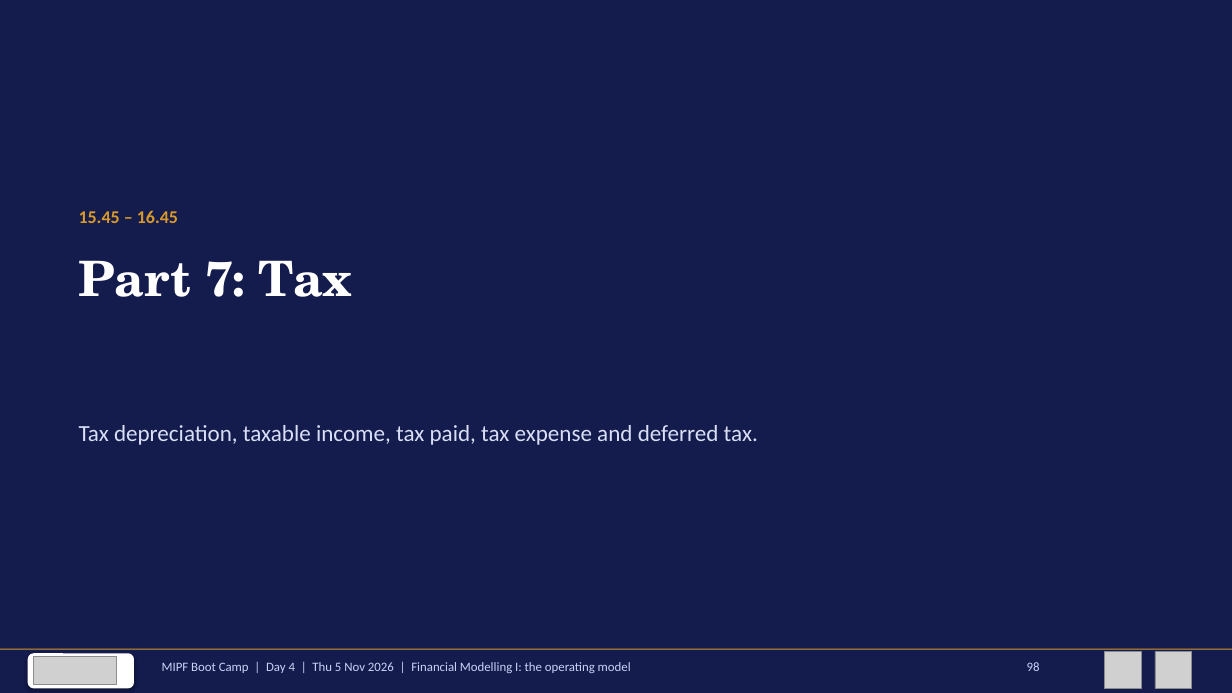
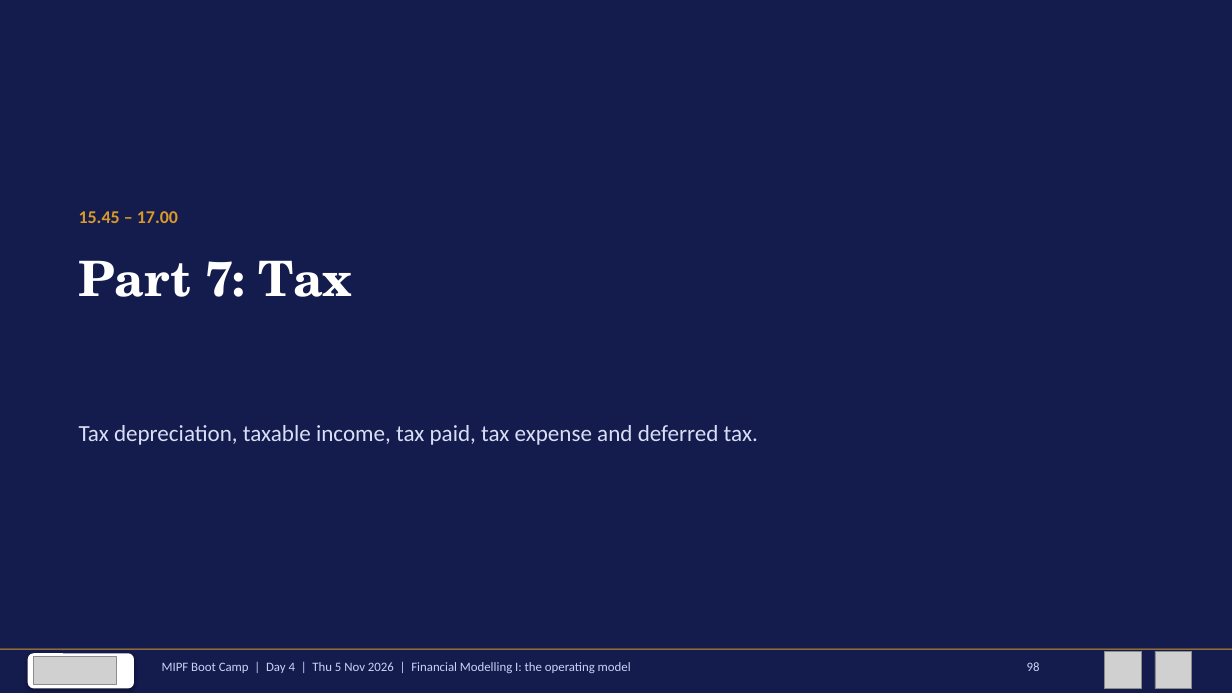
Before and after one commit to adibongo/mipf-2026-course-materials, a slide deck: slide 98 of decks/MIPF_Day4_Operating_Model_Deck.pptx. Drawn at 1232x693 pixels with LibreOffice and Linux fonts; fonts in the diff are those of the drawing; grey boxes stand for pictures. Boxes give left, top, right and bottom in pixels: in the first picture for what was removed or moved away, otherwise in the second. Text is boxed around its words. In the diff, an @@ line names an element or a change of style, - is before the commit and + after.

```diff
--- a/decks/MIPF_Day4_Operating_Model_Deck.pptx
+++ b/decks/MIPF_Day4_Operating_Model_Deck.pptx
@@ text at <box>79,211,178,223</box>: text changed @@
-15.45 – 16.45
+15.45 – 17.00
```
Also in this commit, not shown: 7 other slides changed, 33 other files.
